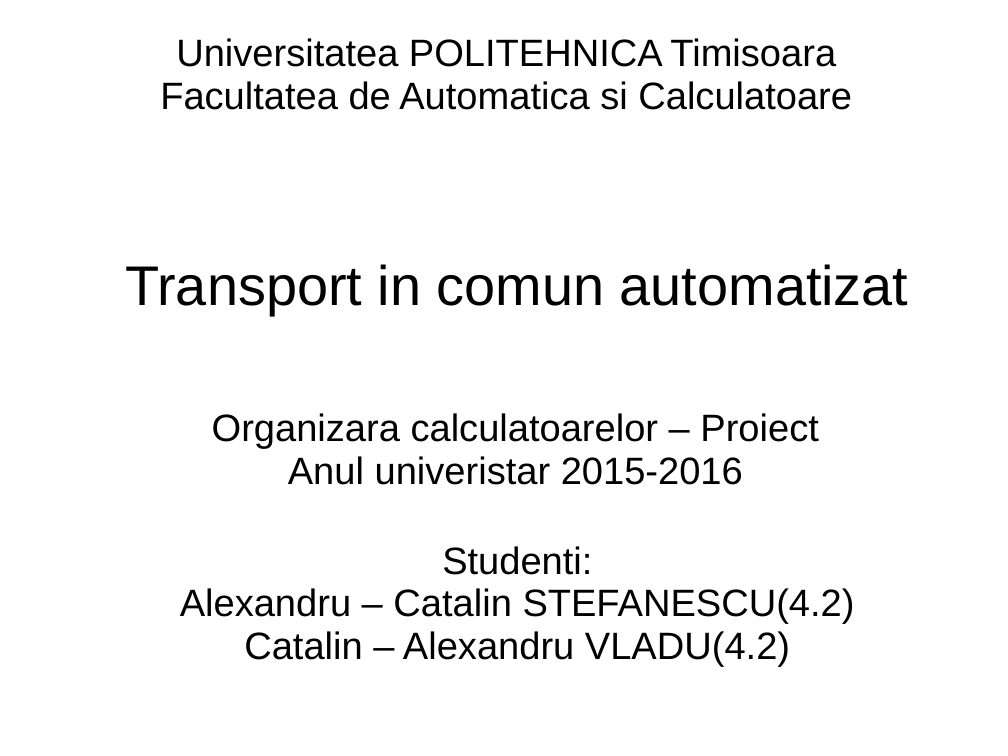
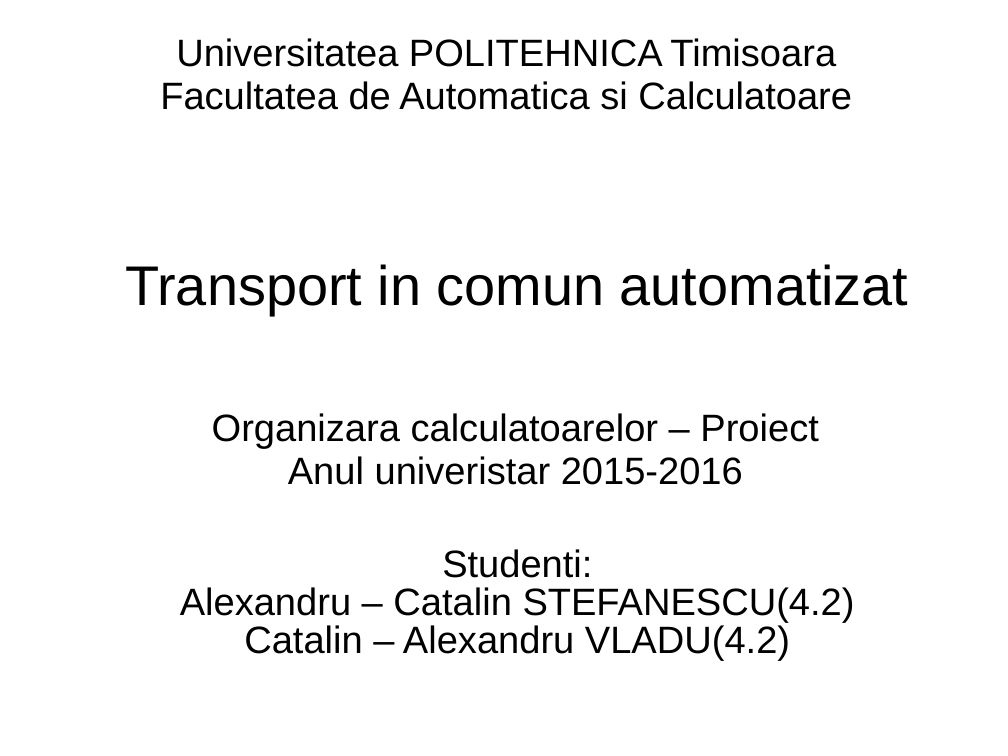
Before and after one commit to astef001/oc2016, a slide deck: slide 1 of TemplateTema-W1-2.ppt. Drawn at 1008x756 pixels with LibreOffice and Linux fonts; fonts in the diff are those of the drawing. Boxes give left, top, right and bottom in pixels: in the first picture for what was removed or moved away, otherwise in the second. Text is boxed around its words. In the diff, an @@ line names an element or a change of style, - is before the commit and + after.

```diff
--- a/TemplateTema-W1-2.ppt
+++ b/TemplateTema-W1-2.ppt
@@ text "Studenti: Alexandru – Catalin STEFANESCU(4.2) ..." at (x1=180, y1=549, x2=855, y2=661): line spacing 0.93 to 0.83 @@
```
Also in this commit, not shown: 2 other slides changed, 1 slide added.
